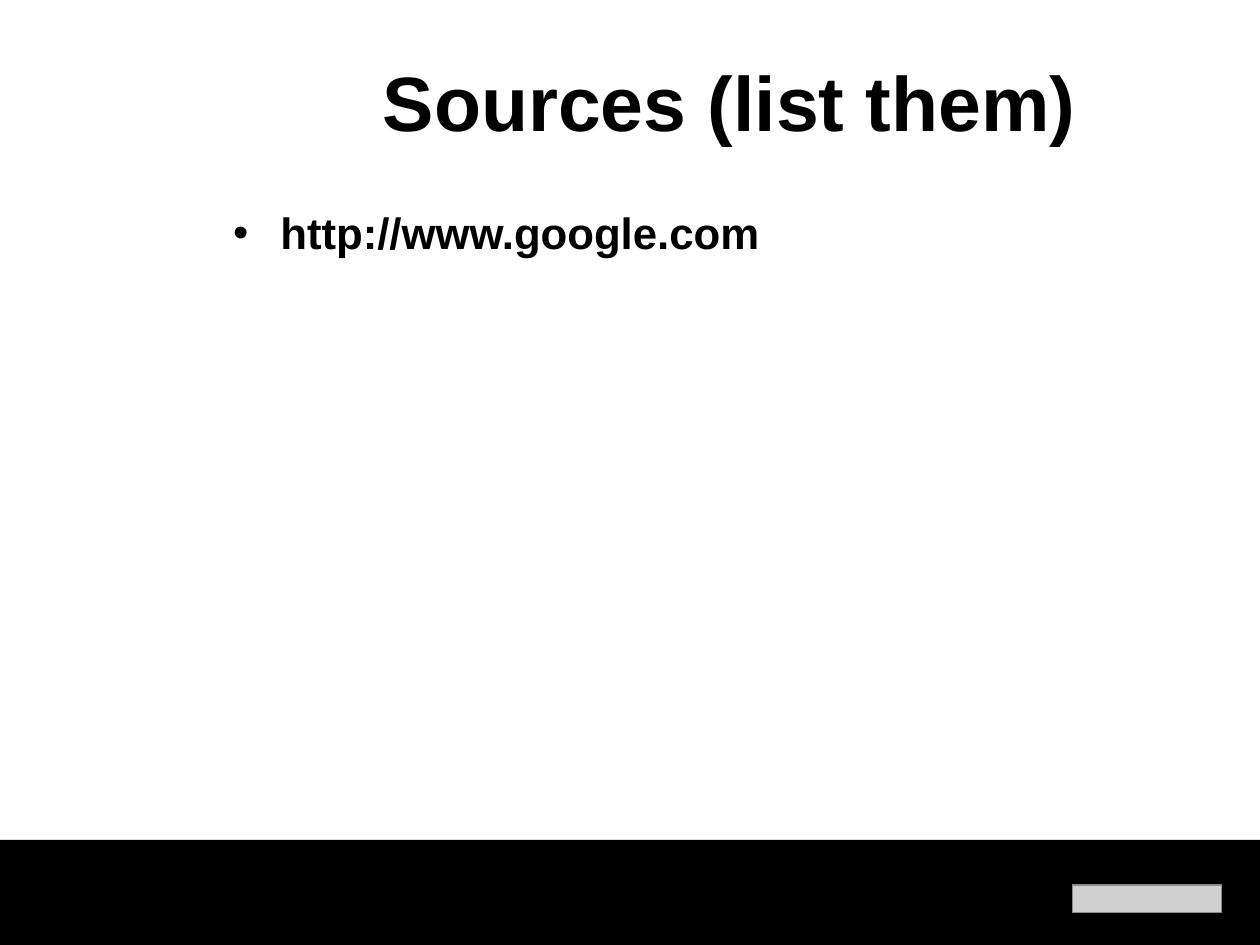
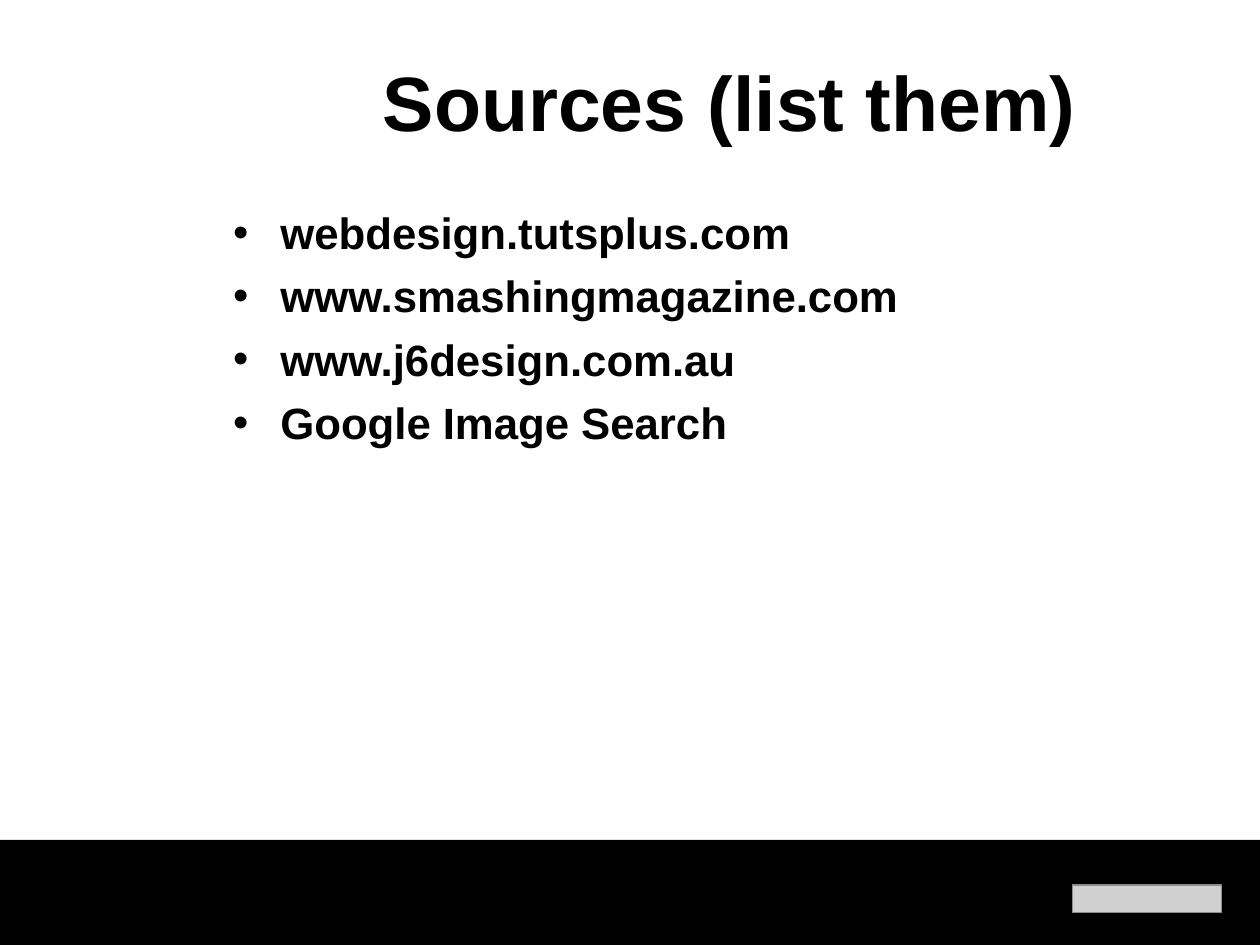
Before and after one commit to wesreisz/cis411-lightningTalks, a slide deck: slide 19 of IgniteTemplate.ppt. Drawn at 1260x945 pixels with LibreOffice and Linux fonts; fonts in the diff are those of the drawing; grey boxes stand for pictures; background and template pictures are left out. Boxes give left, top, right and bottom in pixels: in the first picture for what was removed or moved away, otherwise in the second. Text is boxed around its words. In the diff, an @@ line names an element or a change of style, - is before the commit and + after.

```diff
--- a/IgniteTemplate.ppt
+++ b/IgniteTemplate.ppt
@@ text at box(280, 217, 897, 448): text changed @@
-• http://www.google.com
+• webdesign.tutsplus.com
+• www.smashingmagazine.com
+• www.j6design.com.au
+• Google Image Search
```
Also in this commit, not shown: 18 slides added, 18 slides removed, 32 other files.
